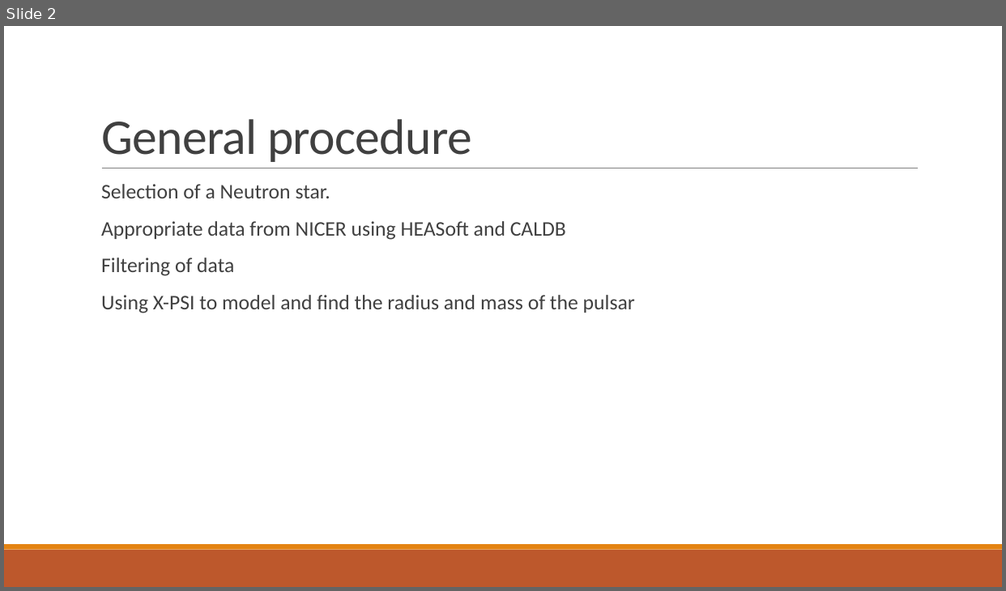
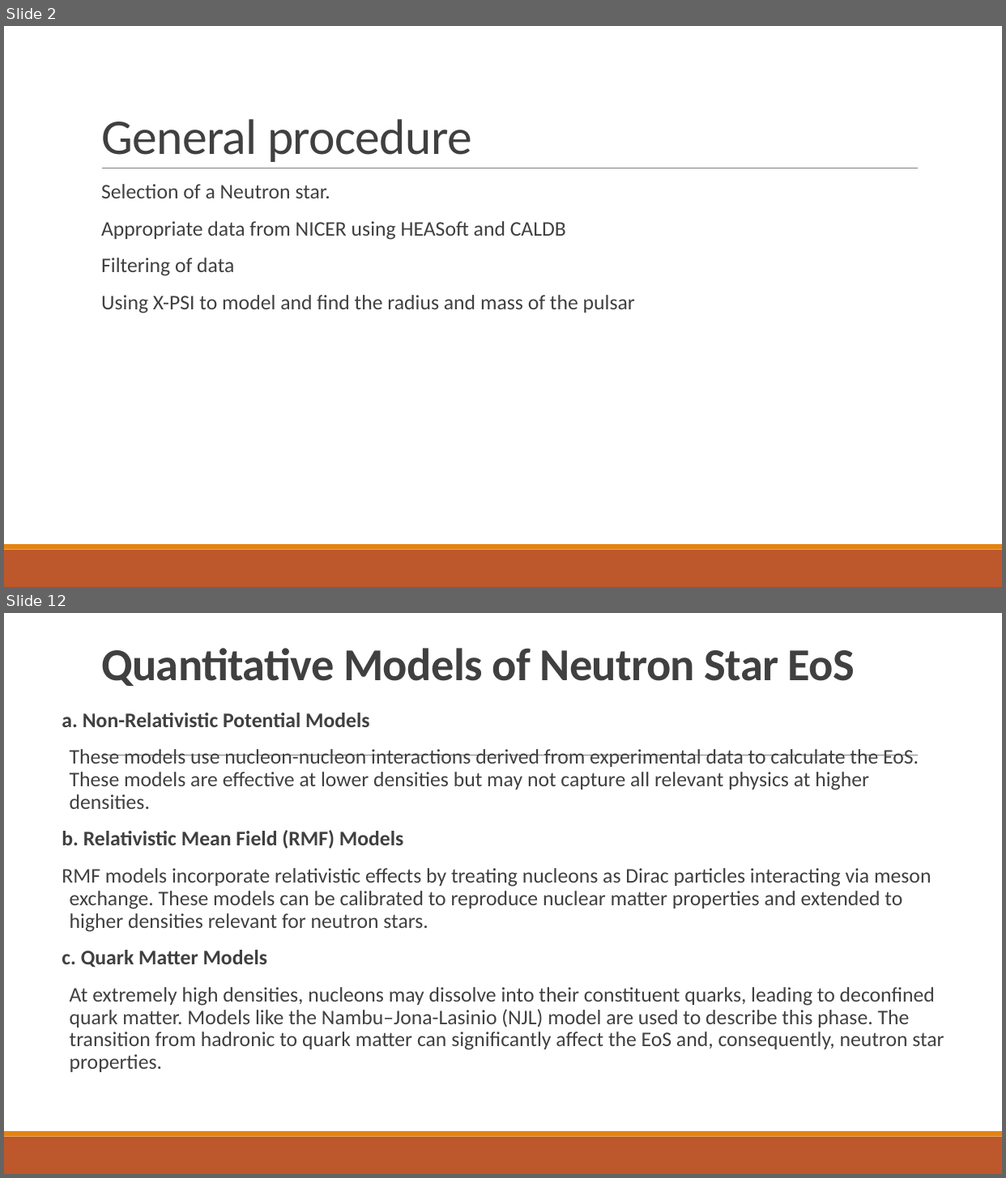
Before and after one commit to Avanee03/PPM-of-Neutron-star-Unveiling-hot-spot-geometry, a slide deck: Initial presentation.pptx. Shown one above the other, each under a label of ours: slide 2 before the commit, slides 2 and 12 after it; the slides between them are not shown. The pictures are 1006x591 and 1006x1178 pixels, drawn with LibreOffice and Linux fonts; fonts in the diff are those of the drawing. Boxes give left, top, right and bottom in pixels: in the first picture for what was removed or moved away, otherwise in the second. Text is boxed around its words. In the diff, an @@ line names an element or a change of style, - is before the commit and + after.

```diff
--- a/Initial presentation.pptx
+++ b/Initial presentation.pptx
@@ slide 12 added at [4, 613, 1002, 1174], background #FFFFFF; not listed: 3 template elements that a slide beside it also shows @@
@@ title added at [101, 648, 854, 686], 44 pt, text #404040, bold @@
+Quantitative Models of Neutron Star EoS
@@ text added at [62, 713, 944, 1072], 20 pt, text #404040 @@
+a. Non-Relativistic Potential Models
+  These models use nucleon-nucleon interactions derived from experimental data to calculate the EoS. These models are effective at lower densities but may not capture all relevant physics at higher densities.
+b. Relativistic Mean Field (RMF) Models
+RMF models incorporate relativistic effects by treating nucleons as Dirac particles interacting via meson exchange. These models can be calibrated to reproduce nuclear matter properties and extended to higher densities relevant for neutron stars.
+c. Quark Matter Models
+  At extremely high densities, nucleons may dissolve into their constituent quarks, leading to deconfined quark matter. Models like the Nambu–Jona-Lasinio (NJL) model are used to describe this phase. The transition from hadronic to quark matter can significantly affect the EoS and, consequently, neutron star properties.
```
Also in this commit, not shown: 31 other slides added.
